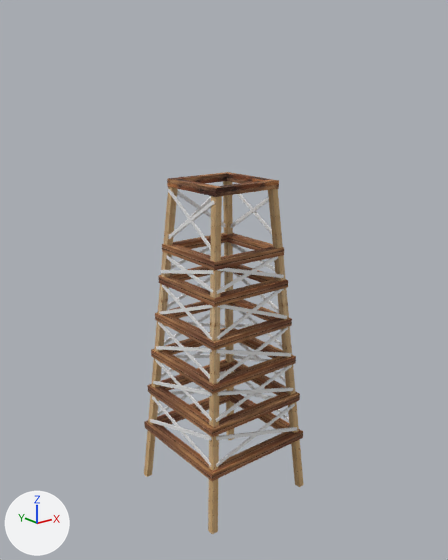
What one commit did to the Blender file assets/models/watch_tower/watch_tower.blend.
Before and after are seen from a 50 mm lens placed at (-33.4, -41.9, 10.0), pointed at (0.1, -0.1, -6.7). The lights are fixed; the arrows at lower left show +X, +Y and +Z. The picture after the commit comes second.

Before the edit, the objects in view are built like this:
```python
ob_broken_door = bpy.data.objects.new('broken_door', me_cube_016)
ob_broken_door.location = (-3.41, 3.83, 4.51)
ob_broken_door.rotation_euler = (-0.118, 0.132, 2.571)  # degrees (-6.8, 7.6, 147)
ob_cross_supports = bpy.data.objects.new('Cross_Supports', me_cube_023)
ob_cross_supports.location = (0.11, 3.36, -0.68)
ob_cross_supports.rotation_euler = (0.0, -2.54, 0.0)  # degrees (0, -146, 0)
ob_floor = bpy.data.objects.new('Floor', me_floor)
ob_floor.location = (0.0, 0.0, 2.88)
ob_floor_support = bpy.data.objects.new('floor_support', me_floor_support)
ob_floor_support.location = (2.93, 0.0, 2.48)
ob_floor_support.rotation_euler = (0.0, 0.0, 1.571)  # degrees (0, 0, 90)
ob_glass = bpy.data.objects.new('glass', me_cube_015)
ob_glass.location = (-0.16, 3.35, 5.08)
ob_glass.rotation_euler = (0.0, 0.0, 1.571)  # degrees (0, 0, 90)
ob_glass.scale = (0.138, 3.25, 1.0)
ob_legs_support = bpy.data.objects.new('Legs_Support', me_cube_028)
ob_legs_support.location = (0.18, 0.19, 2.0)
ob_planks = bpy.data.objects.new('planks', me_cube_022)
ob_planks.location = (0.12, 0.14, 3.89)
ob_roof = bpy.data.objects.new('Roof', me_cube_001)
ob_roof.location = (0.0, 0.0, 6.82)
ob_walls = bpy.data.objects.new('Walls', me_cube_027)
ob_walls.location = (0.12, -0.13, 4.43)
# also in view: 'Legs' at (0.0, 0.0, -12.7); 'Square_Supports' at (0.0, 0.0, -12.9)
```
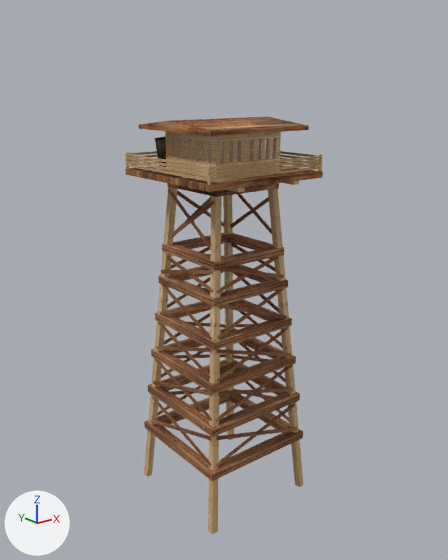
Edits to the scene script, one JSON object a line:
```json
{"op": "add", "block": "img_cross_supports_uv_png", "code": ["img_cross_supports_uv_png = load_image('cross_supports_uv.png', 'texture/legs/cross_supports/cross_supports_uv.png', 400, 400, 'sRGB')"]}
{"op": "add", "block": "mat_cross_supports", "code": ["mat_cross_supports = principled_material('cross_supports')", "mat_cross_supports.texture = img_cross_supports_uv_png", "mat_cross_supports.roughness = 1.0"]}
{"block": "me_cube_023", "where": "me_cube_023.from_pydata(...)  # 368 vertices, 276 faces; spans x -16.0..4.1, y -8.7..1.9, z -3.7..20.2"}
{"block": "me_cube_023", "where": "# used by ob_cross_supports; location = (0.11, 3.36, -0.68); rotation_euler = (0.0, -2.54, 0.0), in degrees (0, -146, 0)"}
{"block": "me_cube_023", "change": "me_cube_023 part 1: texture (UV) coordinates of 276 of 276 faces, centred in x -15.8..4.0, y -8.6..1.8, z -3.5..20.0, changed; they spanned u 0.0..1.0, v 0.0..0.84 and now span u 0.45..0.46, v 0.26..0.74"}
{"op": "add", "block": "me_cube_023", "code": "me_cube_023.materials.append(mat_cross_supports)  # picture img_cross_supports_uv_png"}
{"op": "remove", "block": "ob_walls", "code": "ob_walls.hide_set(True)  # its collection is switched off"}
{"op": "remove", "block": "ob_roof", "code": "ob_roof.hide_set(True)  # its collection is switched off"}
{"op": "remove", "block": "ob_glass", "code": "ob_glass.hide_set(True)  # its collection is switched off"}
{"op": "remove", "block": "ob_broken_door", "code": "ob_broken_door.hide_set(True)  # its collection is switched off"}
{"op": "remove", "block": "ob_floor", "code": "ob_floor.hide_set(True)  # its collection is switched off"}
{"op": "remove", "block": "ob_floor_support", "code": "ob_floor_support.hide_set(True)  # its collection is switched off"}
{"op": "remove", "block": "ob_planks", "code": "ob_planks.hide_set(True)  # its collection is switched off"}
{"op": "remove", "block": "ob_corners", "code": "ob_corners.hide_set(True)  # its collection is switched off"}
```

Boxes (x1, y1, x2, y2) around the edits, measured in the pictures (448 x 560 px):
```json
{"object": "Cross_Supports", "change": "recoloured, surface changed", "before": [150, 189, 297, 467], "after": [150, 189, 297, 467], "on screen": "white to brown"}
{"object": "Walls", "change": "shown", "after": [165, 131, 281, 178], "on screen": "brown"}
{"object": "planks", "change": "shown", "after": [127, 151, 320, 182], "on screen": "brown"}
{"object": "Roof", "change": "shown", "after": [139, 116, 309, 136], "on screen": "brown"}
{"object": "Floor", "change": "shown", "after": [125, 166, 323, 192], "on screen": "brown"}
{"object": "glass", "change": "shown", "after": [168, 137, 276, 163]}
{"object": "broken_door", "change": "shown", "after": [155, 137, 166, 167], "on screen": "mostly hidden"}
{"object": "corners", "change": "shown", "after": [125, 152, 322, 185]}
{"object": "floor_support", "change": "shown", "after": [229, 181, 299, 192]}
{"object": "Legs_Support", "change": "unchanged, covered by the edit", "before": [167, 172, 279, 197], "after": [167, 183, 279, 197]}
```
